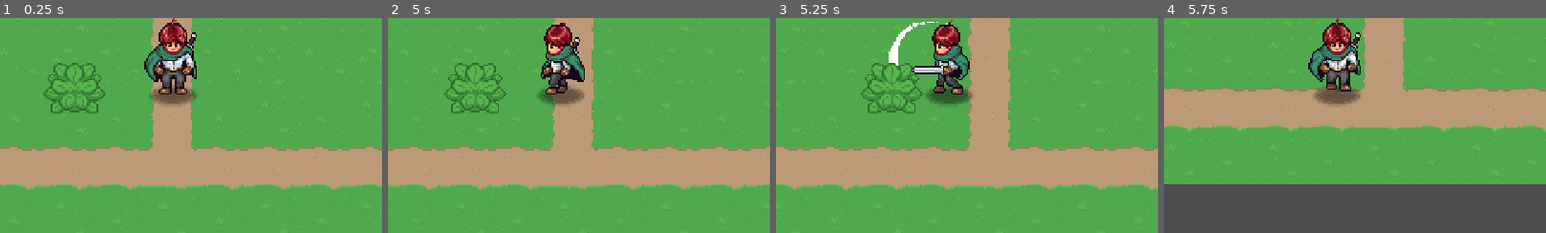
Above: before the commit, frames 1-4 (left to right).
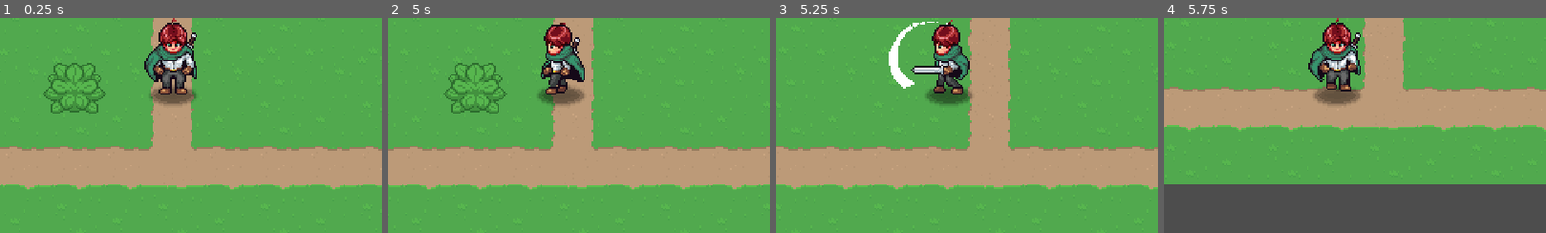
Above: after the commit, the same moments.

Repository: huxiaoou/tutorial-aarpg-2d-michael-gamse-yt
Game: Godot game, scene res://scenes/playground.tscn
Two runs of this game, one before a commit and one after it. Both use one fixed random seed, a clock stepped at 60 frames per second and the inputs below.
Inputs:
- Up to frame 1 (0.25 s): no input
- Up to frame 2 (5 s): hold D (right) 0.53-1.28 s; hold Z (attack) 0.53-1.28 s; hold S (down) 1.28-2.03 s; tap Z (attack) at 1.35, 2.85, 4.35 s; hold D (right) 2.03-2.78 s; hold Z (attack) 2.03-2.78 s; hold W (up) 2.78-3.53 s; hold Z (attack) 3.53-4.28 s; hold A (left) from 3.53 s (still down)
- Up to frame 3 (5.25 s): release A (left) at 5.03 s; hold S (down) from 5.03 s (still down); hold Z (attack) from 5.03 s (still down)
- Up to frame 4 (5.75 s): keep holding S (down); keep holding Z (attack)
The pictures show only the part of the screen within x 27-77%, y 32-82%; the shares and areas given below are measured in that part.

Frames 1-2 are identical in both runs. In frame 3, 0.9% of the frame differs, in the area x 22-39%, y 20-45%; in frame 4, nothing differs.

Commit message:
E07 update plants hitbox collision shape

Diff:
--- a/Props/Plants/Plant.tscn
+++ b/Props/Plants/Plant.tscn
@@ -1,11 +1,14 @@
-[gd_scene load_steps=5 format=3 uid="uid://bvfx8oyvw1twk"]
+[gd_scene load_steps=6 format=3 uid="uid://bvfx8oyvw1twk"]
 
 [ext_resource type="Script" uid="uid://jj86mhd1jsox" path="res://Props/Plants/plant.gd" id="1_akllp"]
 [ext_resource type="Texture2D" uid="uid://8v51un17p2a" path="res://Props/Sprites/Props.png" id="1_atxin"]
 [ext_resource type="PackedScene" uid="uid://b6bv2wf4qjrjg" path="res://GeneralNodes/HitBox/hit_box.tscn" id="2_e71d2"]
 
+[sub_resource type="RectangleShape2D" id="RectangleShape2D_akllp"]
+size = Vector2(30, 30)
+
 [sub_resource type="RectangleShape2D" id="RectangleShape2D_e71d2"]
-size = Vector2(24, 16)
+size = Vector2(28, 17)
 
 [node name="Plant" type="Node2D"]
 script = ExtResource("1_akllp")
@@ -19,7 +22,9 @@
 [node name="HitBox" parent="." instance=ExtResource("2_e71d2")]
 
 [node name="CollisionShape2D" type="CollisionShape2D" parent="HitBox"]
-shape = SubResource("RectangleShape2D_e71d2")
+position = Vector2(0, -7.5)
+shape = SubResource("RectangleShape2D_akllp")
+debug_color = Color(0.653851, 0.515236, 0.142929, 0.42)
 
 [node name="StaticBody2D" type="StaticBody2D" parent="."]
 position = Vector2(0, -3)
@@ -27,5 +32,5 @@
 collision_mask = 0
 
 [node name="CollisionShape2D" type="CollisionShape2D" parent="StaticBody2D"]
-position = Vector2(0, 3)
+position = Vector2(0, 2.5)
 shape = SubResource("RectangleShape2D_e71d2")
